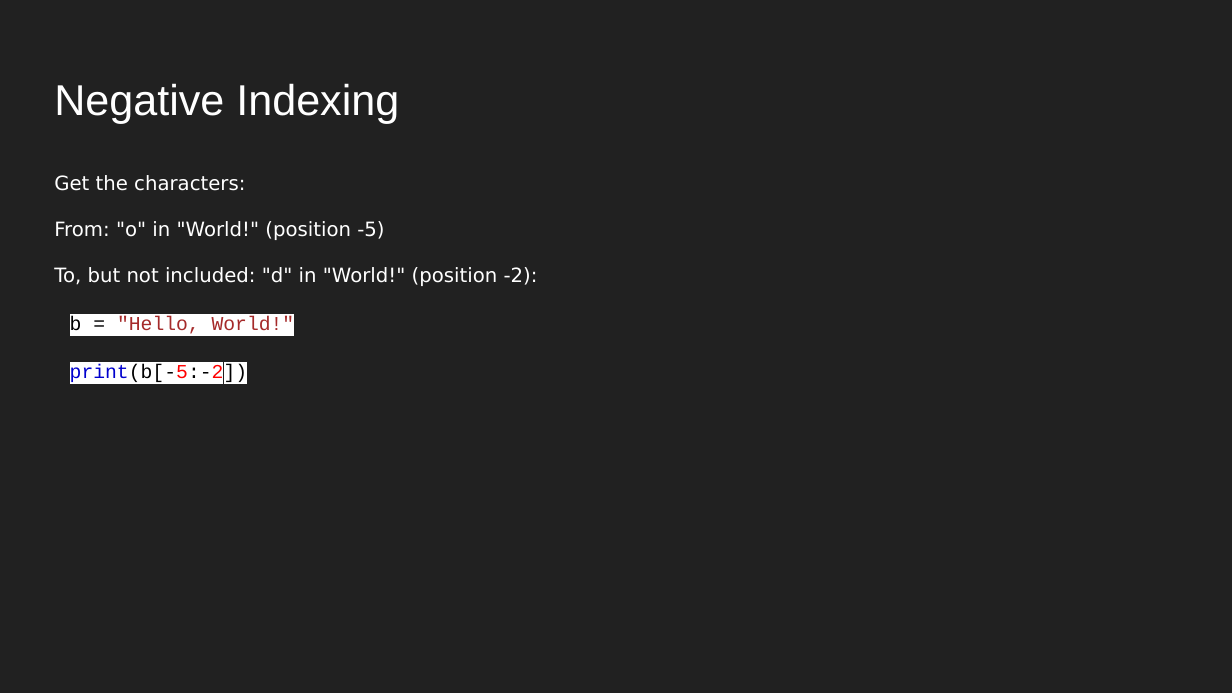
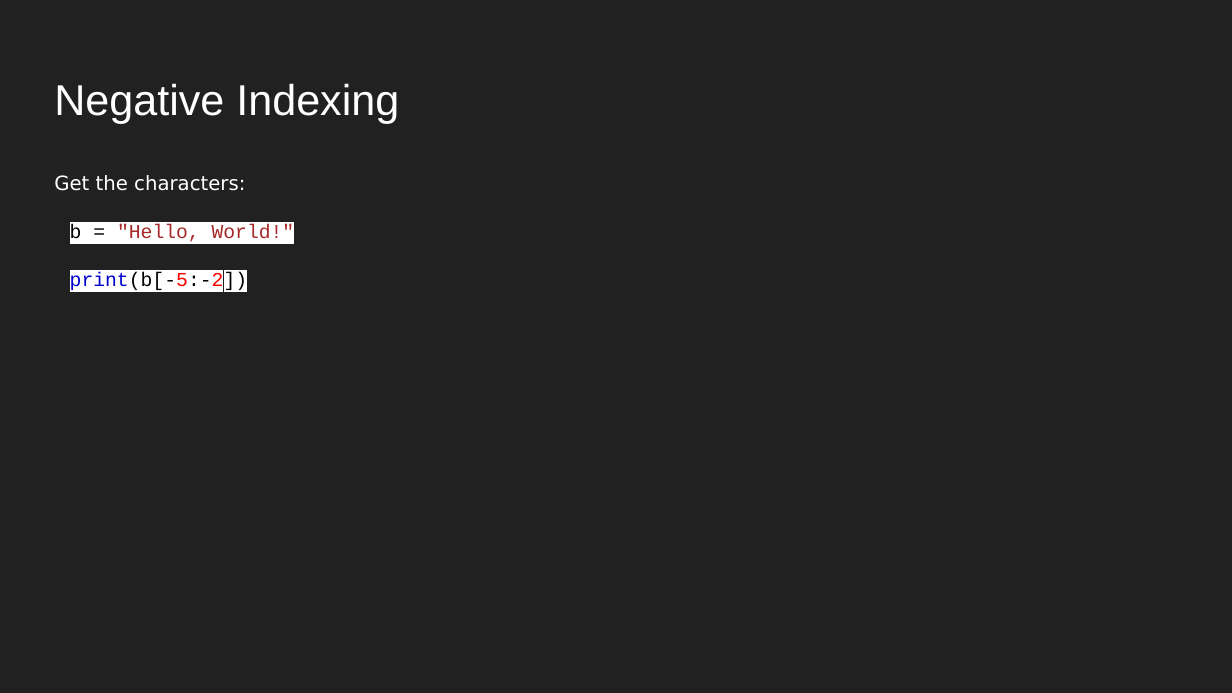
Before and after one commit to nsolaf1/Technology_Programming, a slide deck: slide 22 of Slides/Lesson 9 Data Types .pptx. Drawn at 1232x693 pixels with LibreOffice and Linux fonts; fonts in the diff are those of the drawing. Boxes give left, top, right and bottom in pixels: in the first picture for what was removed or moved away, otherwise in the second. Text is boxed around its words. In the diff, an @@ line names an element or a change of style, - is before the commit and + after.

```diff
--- a/Slides/Lesson 9 Data Types .pptx
+++ b/Slides/Lesson 9 Data Types .pptx
@@ text at box(54, 221, 538, 286): paragraphs removed @@
-From: "o" in "World!" (position -5)
-To, but not included: "d" in "World!" (position -2):
```
Also in this commit, not shown: 12 other slides changed, 6 other files.
